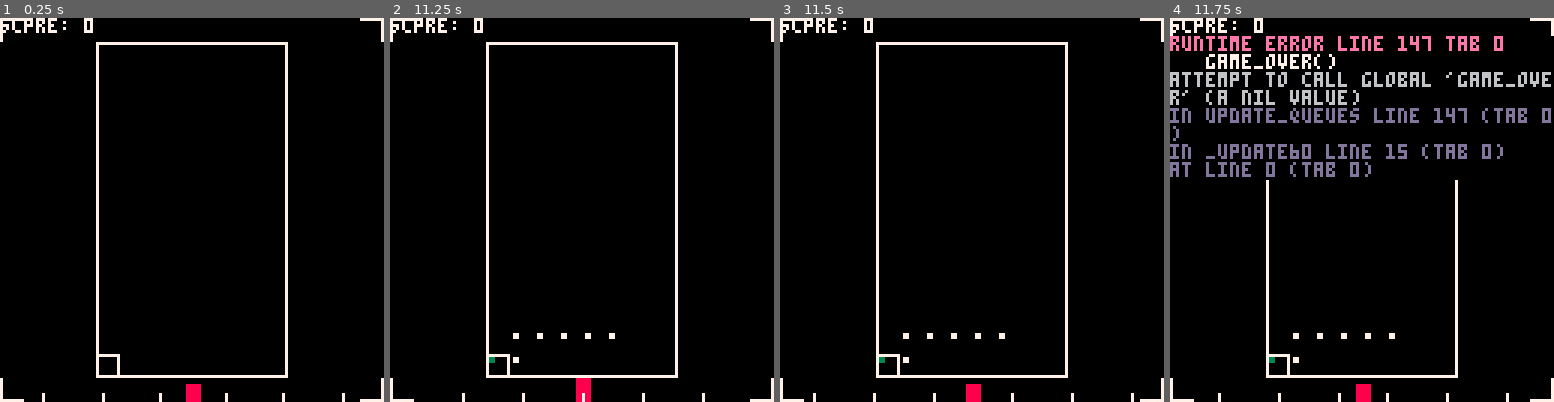
Above: before the commit, frames 1-4 (left to right).
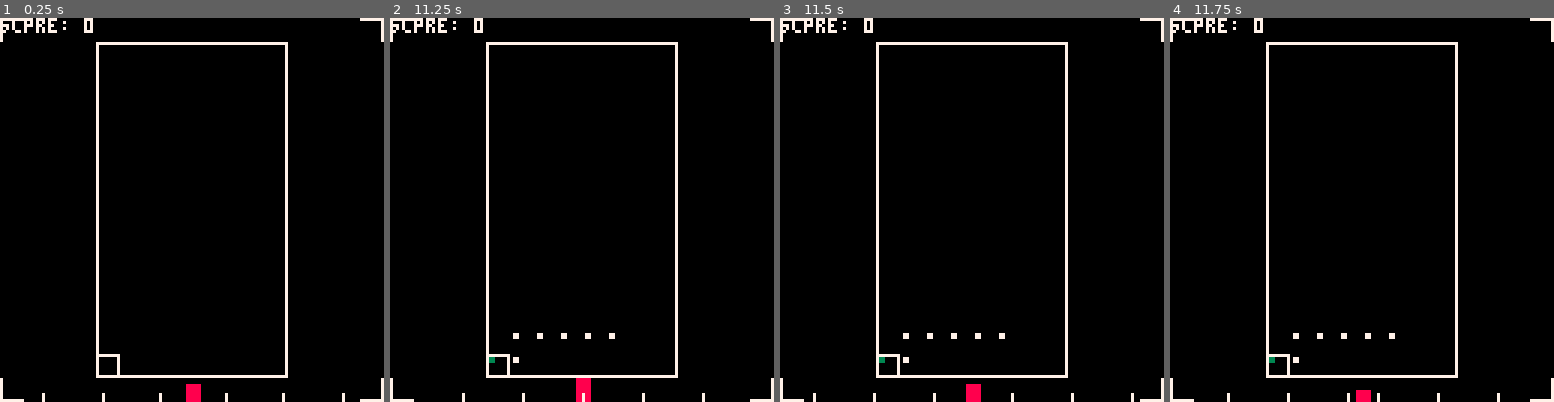
Above: after the commit, the same moments.

Repository: GerodruS/gj211219
Game: PICO-8 cartridge game.p8
The game is run twice, just before and just after one commit, with the same random seed, the same clock (stepped at 60 frames per second) and the same inputs.
Inputs:
- Up to frame 1 (0.25 s): no input
- Up to frame 2 (11.25 s): hold Right 1.6-2.1 s; hold Up 2.15-2.42 s; hold Right 2.47-3.03 s; hold Left 3.08-3.58 s; hold Down 3.63-3.97 s; hold Right 4.02-4.68 s; hold Up 4.73-5.03 s; hold Left 5.08-5.68 s; hold Down 5.73-6.03 s; hold Right 6.08-6.58 s; hold Right 6.63-7.13 s; hold Up 7.18-7.45 s; hold Right 7.5-8.07 s; hold Left 8.12-8.62 s; hold Down 8.67-9 s; hold Right 9.05-9.72 s; hold Up 9.77-10.07 s; hold Left 10.12-10.72 s; hold Down 10.77-11.07 s; hold Right from 11.12 s (still down)
- Up to frame 3 (11.5 s): keep holding Right
- Up to frame 4 (11.75 s): release Right at 11.62 s

Frames 1-3 are identical in both runs. In frame 4, 8.7% of the frame differs, in the area x 0-100%, y 4-100%.
Error before the commit: runtime error line 147 tab 0; game_over(); attempt to call global 'game_over' (a nil value)

Commit message:
Added game_state and game_over_state

Diff:
--- a/game.p8
+++ b/game.p8
@@ -7,32 +7,7 @@
 --  by @gruber_music / @krajzeg
 function _init()
 -- music(18)
- init_rhythm()
- init_elevator()
- init_queues()
- init_score()
-end
-
-function _update60()
- update_elevator()
- update_queues()
-end
-
-function _draw()
- local t=time()%period
-
- cls()
- map(0,0,0,0,16,16)
-
- if success then
-  color(11)
- else
-  color(8)
- end
- draw_rhythm()
- draw_elevator()
- draw_queues()
- draw_score()
+ init_game_state()
 end
 -->8
 -- rhythm
@@ -119,7 +94,6 @@
  local x=first_floor_pos[1]
  local y=-(current_floor-1)*floor_size[2]+first_floor_pos[2]
  spr(4,x-1,y-1)
--- rectfill(x-1,y+1,x+1,y-1)
  for i=0,elevator_content-1 do
   local xx=x+(i%3)*2
   local yy=y+flr(i/3)*2
@@ -147,7 +121,7 @@
   if queues[floor]<max_queue then
    queues[floor]+=1
   else
-   game_over()
+   init_game_over_state()
   end
  end
 end
@@ -175,6 +149,53 @@
 function delivary_completed()
  score+=100
 end
+-->8
+-- game state
+function init_game_state()
+ init_rhythm()
+ init_elevator()
+ init_queues()
+ init_score()
+
+ _update60=update_game_state
+ _draw=draw_game_state
+end
+
+function update_game_state()
+ update_elevator()
+ update_queues()
+end
+
+function draw_game_state()
+ local t=time()%period
+
+ cls()
+ map(0,0,0,0,16,16)
+
+ if success then
+  color(11)
+ else
+  color(8)
+ end
+ draw_rhythm()
+ draw_elevator()
+ draw_queues()
+ draw_score()
+end
+
+-->8
+-- game over state
+function init_game_over_state()
+ _update60=update_game_over_state
+ _draw=draw_game_over_state
+end
+
+function update_game_over_state()
+end
+
+function draw_game_over_state()
+ draw_game_state()
+end
 __gfx__
 00000000777777777777777777777777777777770000000000000000000000000000000000000000000000000000000000000000000000000000000000000000
 00000000700000000000000000000007700000070000000000000000000000000000000000000000000000000000000000000000000000000000000000000000
